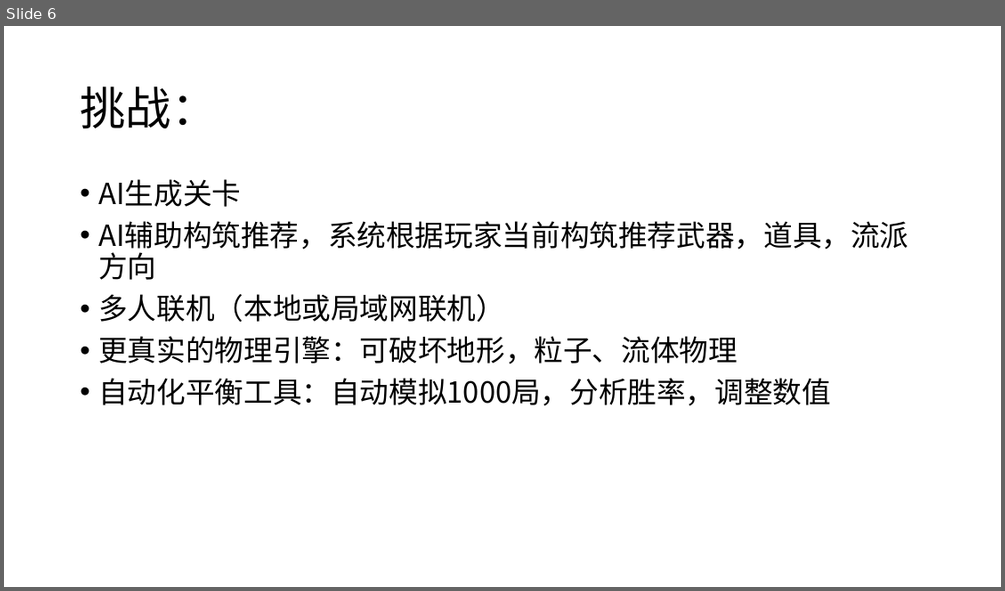
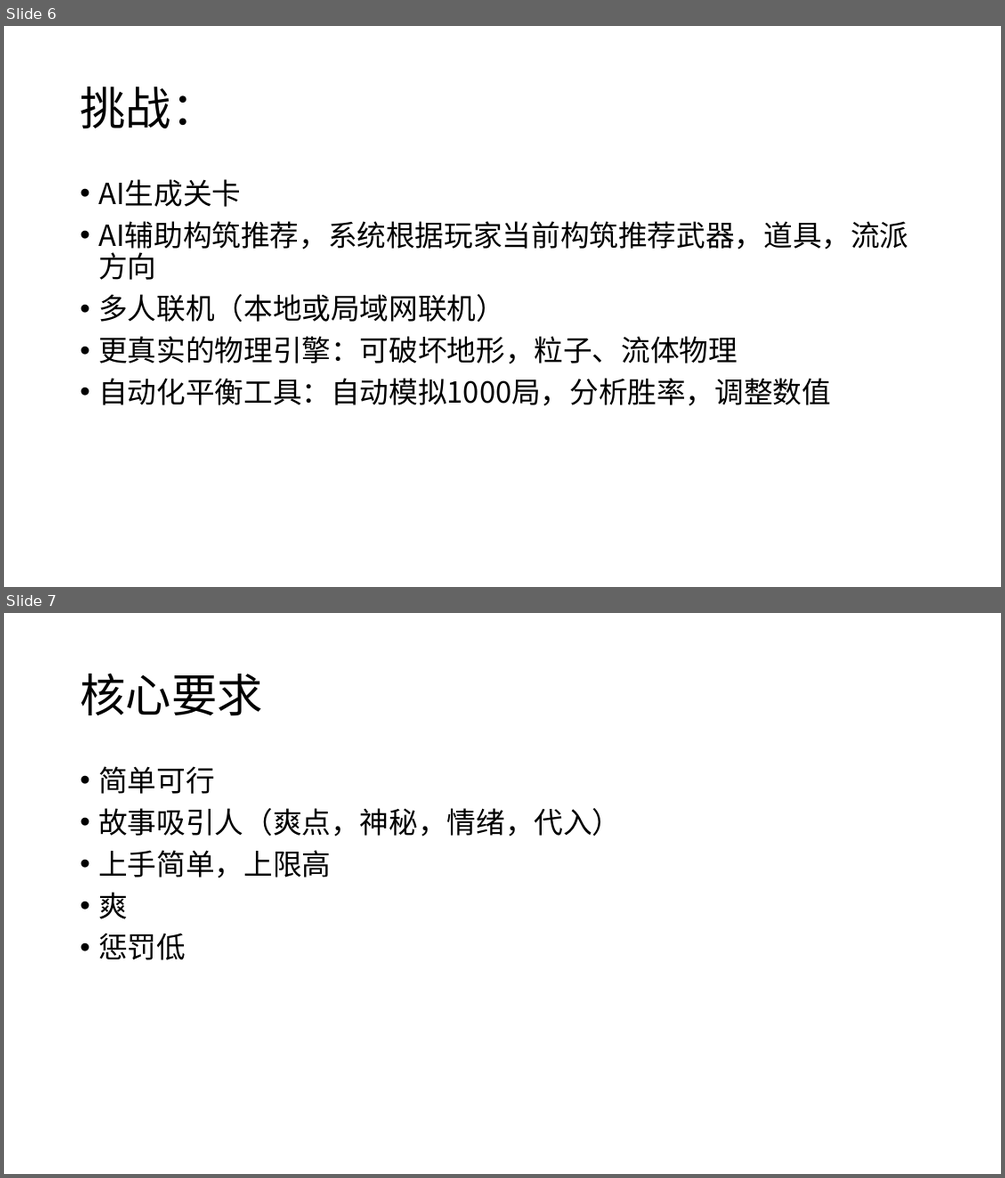
Before and after one commit to dhebhxh/software_engineering, a slide deck: software_engineering.pptx. Shown one above the other, each under a label of ours: slide 6 before the commit, slides 6 and 7 after it. The pictures are 1005x591 and 1005x1178 pixels, drawn with LibreOffice and Linux fonts; fonts in the diff are those of the drawing. Boxes give left, top, right and bottom in pixels: in the first picture for what was removed or moved away, otherwise in the second. Text is boxed around its words. In the diff, an @@ line names an element or a change of style, - is before the commit and + after.

```diff
--- a/software_engineering.pptx
+++ b/software_engineering.pptx
@@ slide 7 added at (4, 613, 1001, 1174), background #FFFFFF @@
@@ title added at (80, 674, 262, 716), 44 pt, text #000000 @@
+核心要求
@@ text added at (98, 766, 621, 960), 28 pt, text #000000 @@
+• 简单可行
+• 故事吸引人（爽点，神秘，情绪，代入）
+• 上手简单，上限高
+• 爽
+• 惩罚低
```
Also in this commit, not shown: 3 other slides added, 8 other files.
